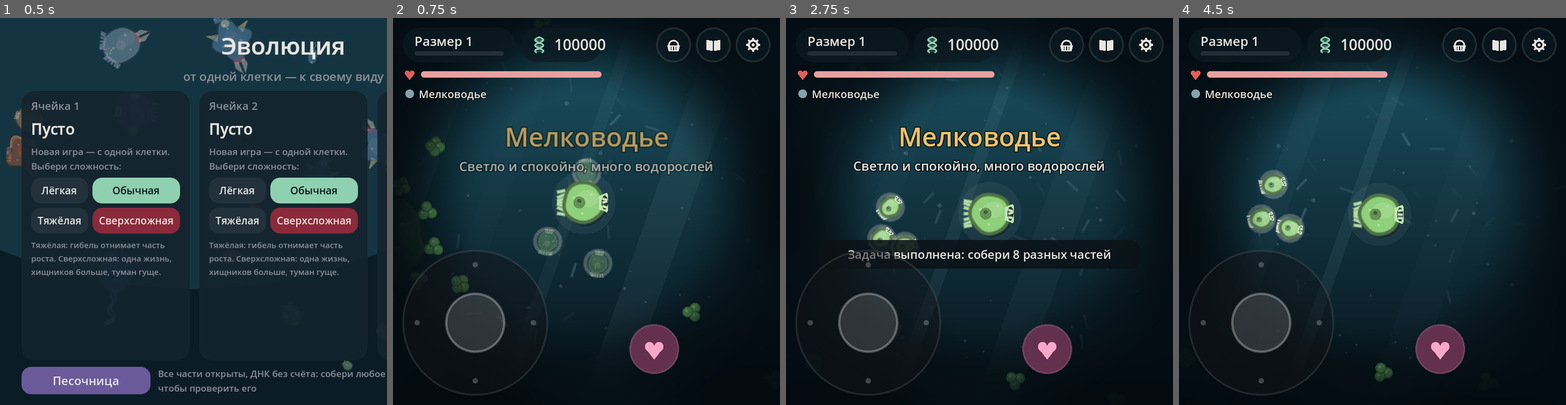
Above: before the commit, frames 1-4 (left to right).
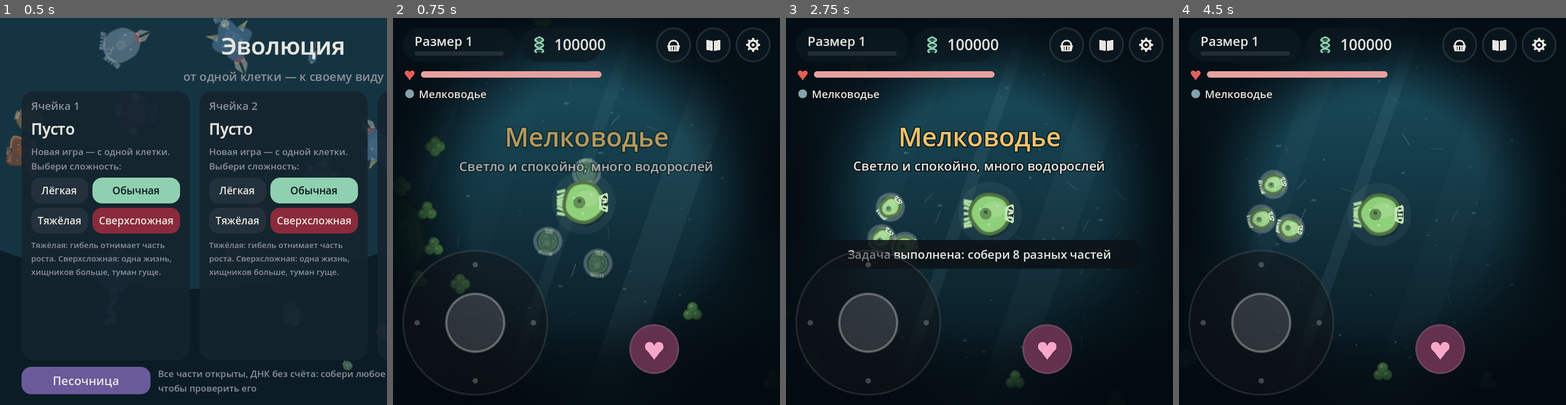
Above: after the commit, the same moments.

Repository: nonedeity-dotcom/Opushka
Game: Godot game, scene res://scenes/main.tscn
Two runs of this game, one before a commit and one after it. Both use one fixed random seed, a clock stepped at 60 frames per second and the inputs below.
Inputs (mouse positions are in pixels of both pictures, inside the frame that each line leads up to):
- Up to frame 1 (0.5 s): no input
- Up to frame 2 (0.75 s): click "Песочница" at 0.5 s
- Up to frame 3 (2.75 s): click (1145, 45) at 1.27 s; click (1107, 45) at 2.02 s
- Up to frame 4 (4.5 s): click (1457, 45) at 2.77 s; click (1442, 350) at 3.52 s; click (1538, 87) at 4.27 s

Frame 1 is identical in both runs. In frame 2, 0.2% of the frame differs, in the area x 6-80%, y 21-79%; in frame 3, less than 0.1%; in frame 4, less than 0.1%.

Commit message:
Лаги: фон без пересборки текстуры каждый кадр, пылинки и течения одной командой, водоросли и мясо картинками
- Вызовов рисования за кадр ~200 вместо ~500, треугольников ~10 тыс. вместо 29 тыс.
- Туман не считается, когда его не видно; скрытые подсказки не рисуются.
- --profile: замер частей кадра для проверки.

Co-Authored-By: Claude Opus 5.5 <noreply@anthropic.com>
Claude-Session: https://claude.ai/code/session_01GUt5tT5qUtch3e86it1r3q

Diff:
--- a/scripts/cell_art.gd
+++ b/scripts/cell_art.gd
@@ -383,25 +383,67 @@
 
 # --- еда и находки --------------------------------------------------------------------
 
+# Водоросли и мясо — готовыми картинками: их на экране десятки, и картинки одной текстуры
+# видеокарта рисует разом, а не по 12 кружков на каждую (на телефоне из-за этого лагало).
+static var _plant_tex: Array = []
+static var _meat_tex: Texture2D
+
+## Мягкий круг в картинку: край сглажен на полтора пикселя.
+static func _paint_circle(img: Image, c: Vector2, r: float, col: Color) -> void:
+	var s := img.get_width()
+	for y in range(maxi(0, int(c.y - r - 2)), mini(s, int(c.y + r + 2))):
+		for x in range(maxi(0, int(c.x - r - 2)), mini(s, int(c.x + r + 2))):
+			var d := Vector2(x + 0.5, y + 0.5).distance_to(c)
+			var a := clampf(r - d + 0.75, 0.0, 1.5) / 1.5 * col.a
+			if a <= 0.0:
+				continue
+			var under := img.get_pixel(x, y)
+			var out := Color(col.r, col.g, col.b, 1.0).lerp(under, 1.0 - a) if under.a > 0.0 else Color(col.r, col.g, col.b, a)
+			out.a = maxf(under.a, a)
+			img.set_pixel(x, y, out)
+
+static func plant_texture(v: int) -> Texture2D:
+	if _plant_tex.is_empty():
+		for n in [3, 4]:
+			var s := 64
+			var img := Image.create(s, s, false, Image.FORMAT_RGBA8)
+			var c := Vector2(s, s) / 2.0
+			var r := s * 0.5 / 1.0
+			var pts: Array = []
+			for i in n:
+				pts.append(c + Vector2.from_angle(TAU * i / n - PI / 2.0) * r * 0.45)
+			for p in pts:
+				_paint_circle(img, p, r * 0.52, Color("#4f9a4a"))
+			for p in pts:
+				_paint_circle(img, p, r * 0.4, Art.PLANT)
+			for p in pts:
+				_paint_circle(img, p - Vector2(r * 0.12, r * 0.12), r * 0.13, Color("#c8f0b0"))
+			_plant_tex.append(ImageTexture.create_from_image(img))
+	return _plant_tex[v % 2]
+
+static func meat_texture() -> Texture2D:
+	if _meat_tex == null:
+		var s := 64
+		var img := Image.create(s, s, false, Image.FORMAT_RGBA8)
+		var c := Vector2(s, s) / 2.0
+		var poly := PackedVector2Array()
+		for i in 6:
+			poly.append(c + Vector2.from_angle(TAU * i / 6.0 + 0.4) * s * 0.46 * (0.8 + 0.2 * sin(i * 1.7)))
+		for y in s:
+			for x in s:
+				if Geometry2D.is_point_in_polygon(Vector2(x + 0.5, y + 0.5), poly):
+					img.set_pixel(x, y, Art.MEAT)
+		_paint_circle(img, c + Vector2(2, -2), s * 0.14, Color("#f09a9a"))
+		_meat_tex = ImageTexture.create_from_image(img)
+	return _meat_tex
+
 static func plant(ci: CanvasItem, f: Dictionary, t: float) -> void:
-	var v: int = f.v
 	var r: float = f.r
-	var spin := t * 0.3 + v
-	var n := 3 + v % 2
-	for i in n:
-		var p: Vector2 = f.pos + Vector2.from_angle(spin + TAU * i / n) * r * 0.45
-		ci.draw_circle(p, r * 0.52, Color("#4f9a4a"))
-		ci.draw_circle(p, r * 0.4, Art.PLANT)
-		ci.draw_circle(p - Vector2(r * 0.12, r * 0.12), r * 0.13, Color("#c8f0b0"))
+	ci.draw_texture_rect(plant_texture(f.v), Rect2(f.pos - Vector2(r, r), Vector2(r, r) * 2.0), false)
 
 static func meat(ci: CanvasItem, f: Dictionary, t: float) -> void:
-	var v: int = f.v
-	var pts := PackedVector2Array()
-	for i in 6:
-		var a := TAU * i / 6.0 + v * 0.3 + t * 0.2
-		pts.append(f.pos + Vector2.from_angle(a) * f.r * (0.8 + 0.35 * sin(v + i * 1.7)))
-	ci.draw_colored_polygon(pts, Art.MEAT)
-	ci.draw_circle(f.pos + Vector2(1, -1), f.r * 0.3, Color("#f09a9a"))
+	var r: float = f.r * 1.1
+	ci.draw_texture_rect(meat_texture(), Rect2(f.pos - Vector2(r, r), Vector2(r, r) * 2.0), false)
 
 ## Выпавшая часть: светящаяся капсула со значком внутри.
 static func capsule(ci: CanvasItem, cap: Dictionary, t: float, known: bool) -> void:
--- a/scripts/main.gd
+++ b/scripts/main.gd
@@ -45,6 +45,10 @@
 var _ach_t := 1.0
 ## Сколько секунд назад было опасно — пока недавно, играет музыка боя.
 var _danger_t := 99.0
+## Замер времени частей кадра (только с --profile): имя → [сумма мкс, раз].
+var _prof := {}
+var _prof_on := false
+var _prof_frames := 0
 
 
 func _ready() -> void:
@@ -250,20 +254,40 @@
 	_run_script()
 	if pond == null:
 		return
+	if _prof_on:
+		_prof_frames += 1
+		_prof_add("кадр целиком (delta)", int(delta * 1_000_000.0))
+		for k in view.prof:
+			_prof_add("рисование: " + k, view.prof[k])
+		view.prof.clear()
+		if _prof_frames % 300 == 0:
+			var keys := _prof.keys()
+			keys.sort_custom(func(a, b): return _prof[a][0] > _prof[b][0])
+			for k in keys:
+				print("ЗАМЕР %-28s %7.2f мс" % [k, float(_prof[k][0]) / maxf(1.0, float(_prof[k][1])) / 1000.0])
+			print("ЗАМЕР клеток %d еды %d кругов %d камней %d fps %d" % [pond.mobs.size(), pond.food.size(), pond.colonies.size(), pond.rocks.size(), Engine.get_frames_per_second()])
+			print("ЗАМЕР вызовов рисования %d, примитивов %d, объектов %d, скрипты %.1f мс" % [Performance.get_monitor(Performance.RENDER_TOTAL_DRAW_CALLS_IN_FRAME), Performance.get_monitor(Performance.RENDER_TOTAL_PRIMITIVES_IN_FRAME), Performance.get_monitor(Performance.RENDER_TOTAL_OBJECTS_IN_FRAME), Performance.get_monitor(Performance.TIME_PROCESS) * 1000.0])
+			_prof.clear()
+	var t0 := Time.get_ticks_usec()
 	evo.played += delta
 	var paused: bool = editor.visible or setup.visible or shop.visible
-	fog.visible = not paused
 	if not paused:
 		pond.view_radius = view.view_radius()
 		pond.step(minf(delta, 0.05), _steer(), _dash)
+		_prof_add("pond.step", Time.get_ticks_usec() - t0)
+		t0 = Time.get_ticks_usec()
 		_dash = false
 		view.effects(pond.events)
 		_handle(pond.events)
+		_prof_add("события", Time.get_ticks_usec() - t0)
+	t0 = Time.get_ticks_usec()
 	hud.refresh(pond)
+	_prof_add("hud.refresh", Time.get_ticks_usec() - t0)
 	if pond == null:
 		return
 	backdrop.drift = pond.player.pos
 	backdrop.biome = pond.biome if pond.biome != "" else "shallows"
+	t0 = Time.get_ticks_usec()
 	_music(delta)
 	_ach_t -= delta
 	if _ach_t <= 0.0:
@@ -276,8 +300,14 @@
 	for m in pond.mobs:
 		if m.glow and lights.size() < 8:
 			lights.append(Vector3((xf * m.pos).x, (xf * m.pos).y, m.radius * 3.0 * z))
-	fog.update(xf * pond.player.pos, pond.vision() * (1.25 if pond.player.glow else 1.0) * z, delta, lights)
+	var fog_r := pond.vision() * (1.25 if pond.player.glow else 1.0) * z
+	# Обзор шире экрана — тумана не видно, и незачем считать его на каждом пикселе.
+	var screen_r := get_viewport().get_visible_rect().size.length() / 2.0
+	fog.visible = not paused and fog_r < screen_r * 1.15
+	if fog.visible:
+		fog.update(xf * pond.player.pos, fog_r, delta, lights)
 	_update_arrows()
+	_prof_add("музыка, туман, стрелки", Time.get_ticks_usec() - t0)
 	if _save_in > 0.0:
 		_save_in -= delta
 		if _save_in <= 0.0:
@@ -498,6 +528,14 @@
 	_danger_t = 0.0 if danger else _danger_t + delta
 	sound.set_music("fight" if _danger_t < 4.0 else "calm")
 
+func _prof_add(name: String, us: int) -> void:
+	if not _prof_on:
+		return
+	var e: Array = _prof.get(name, [0, 0])
+	e[0] += us
+	e[1] += 1
+	_prof[name] = e
+
 func _buzz(ms: int) -> void:
 	if settings.vibration:
 		Input.vibrate_handheld(ms)
@@ -633,6 +671,7 @@
 		return
 	_debug = true
 	_show_menu = args.has("menu")
+	_prof_on = args.has("profile")
 	evo = Evolution.create(args.get("difficulty", "normal"))
 	_seed = int(args.get("seed", "0"))
 	if args.has("dna"):
--- a/scripts/ui/hud.gd
+++ b/scripts/ui/hud.gd
@@ -103,6 +103,7 @@
 	toast_box = Kit.card(toast_label, Color(0.04, 0.07, 0.09, 0.88), 20, 16)
 	toast_box.mouse_filter = Control.MOUSE_FILTER_IGNORE
 	toast_box.modulate.a = 0.0
+	toast_box.visible = false
 	add_child(toast_box)
 
 	banner = Kit.vbox(4)
@@ -118,6 +119,7 @@
 	banner.add_child(banner_title)
 	banner.add_child(banner_sub)
 	banner.modulate.a = 0.0
+	banner.visible = false
 	add_child(banner)
 
 	pad = TouchPad.new()
@@ -245,10 +247,13 @@
 	if _toast_tween:
 		_toast_tween.kill()
 	toast_box.modulate.a = 0.0
+	toast_box.visible = true
 	_toast_tween = create_tween()
 	_toast_tween.tween_property(toast_box, "modulate:a", 1.0, 0.15)
 	_toast_tween.tween_interval(2.6)
 	_toast_tween.tween_property(toast_box, "modulate:a", 0.0, 0.5)
+	# Невидимое тоже рисуется, если не спрятать: прячем, когда растаяло.
+	_toast_tween.tween_callback(func(): toast_box.visible = false)
 
 ## Крупная надпись посередине: вырос, новая часть.
 func announce(title: String, sub := "") -> void:
@@ -258,12 +263,14 @@
 	if _banner_tween:
 		_banner_tween.kill()
 	banner.modulate.a = 0.0
+	banner.visible = true
 	banner.scale = Vector2(0.9, 0.9)
 	_banner_tween = create_tween().set_parallel()
 	_banner_tween.tween_property(banner, "modulate:a", 1.0, 0.25)
 	_banner_tween.tween_property(banner, "scale", Vector2.ONE, 0.35).set_trans(Tween.TRANS_BACK).set_ease(Tween.EASE_OUT)
 	_banner_tween.chain().tween_interval(2.0)
 	_banner_tween.chain().tween_property(banner, "modulate:a", 0.0, 0.6)
+	_banner_tween.chain().tween_callback(func(): banner.visible = false)
 
 
 # --- раскладка ------------------------------------------------------------------------
--- a/scripts/ui/indicators.gd
+++ b/scripts/ui/indicators.gd
@@ -12,9 +12,14 @@
 func _ready() -> void:
 	mouse_filter = Control.MOUSE_FILTER_IGNORE
 
+var _had := false
+
 func _process(delta: float) -> void:
 	t += delta
-	queue_redraw()
+	# Перерисовывать, только пока есть стрелки (и ещё раз, чтобы стереть последние).
+	if not targets.is_empty() or _had:
+		queue_redraw()
+	_had = not targets.is_empty()
 
 func _draw() -> void:
 	if not enabled or margin.size.x <= 0:
--- a/scripts/view/backdrop.gd
+++ b/scripts/view/backdrop.gd
@@ -5,7 +5,6 @@
 var t := 0.0
 ## Смещение камеры — лучи чуть сдвигаются, когда плывёшь, и вода не кажется картинкой.
 var drift := Vector2.ZERO
-var _grad: GradientTexture2D
 ## Цвет воды плавно меняется, когда переплываешь из одной воды в другую.
 var biome := "shallows"
 var _top := Color("#1d5566")
@@ -15,16 +14,6 @@
 func _ready() -> void:
 	mouse_filter = Control.MOUSE_FILTER_IGNORE
 	set_anchors_and_offsets_preset(Control.PRESET_FULL_RECT)
-	var g := Gradient.new()
-	g.set_color(0, Color("#1d5566"))
-	g.set_color(1, Color("#071219"))
-	g.add_point(0.45, Color("#113544"))
-	_grad = GradientTexture2D.new()
-	_grad.gradient = g
-	_grad.fill_from = Vector2(0.5, 0.0)
-	_grad.fill_to = Vector2(0.5, 1.0)
-	_grad.width = 8
-	_grad.height = 256
 
 func _process(delta: float) -> void:
 	t += delta
@@ -33,13 +22,17 @@
 	_top = _top.lerp(Color(def.top), k)
 	_bottom = _bottom.lerp(Color(def.bottom), k)
 	_light = lerpf(_light, 0.35 if biome == "deep" else 1.0, k)
-	var g: Gradient = _grad.gradient
-	g.offsets = PackedFloat32Array([0.0, 0.45, 1.0])
-	g.colors = PackedColorArray([_top, _top.lerp(_bottom, 0.45), _bottom])
 	queue_redraw()
 
 func _draw() -> void:
-	draw_texture_rect(_grad, Rect2(Vector2.ZERO, size), false)
+	# Градиент — цветами вершин, без текстуры: раньше текстура градиента пересобиралась и
+	# заново уходила в видеокарту каждый кадр, и на телефоне это тормозило.
+	var mid := _top.lerp(_bottom, 0.45)
+	var y := size.y * 0.45
+	draw_polygon(PackedVector2Array([Vector2.ZERO, Vector2(size.x, 0), Vector2(size.x, y), Vector2(0, y)]),
+		PackedColorArray([_top, _top, mid, mid]))
+	draw_polygon(PackedVector2Array([Vector2(0, y), Vector2(size.x, y), size, Vector2(0, size.y)]),
+		PackedColorArray([mid, mid, _bottom, _bottom]))
 	# Лучи: широкие наклонные полосы, едва заметные, каждая дышит по-своему.
 	for i in 5:
 		var x := fmod(i * 0.27 * size.x + drift.x * 0.05 + sin(t * 0.07 + i) * 40.0, size.x * 1.4) - size.x * 0.2
--- a/scripts/view/pond_view.gd
+++ b/scripts/view/pond_view.gd
@@ -173,12 +173,24 @@
 
 # --- рисование ------------------------------------------------------------------------
 
+## Замер рисования (читает main при --profile): часть → мкс за кадр.
+var prof := {}
+var _pt := 0
+
+func _mark(name: String) -> void:
+	var now := Time.get_ticks_usec()
+	prof[name] = prof.get(name, 0) + now - _pt
+	_pt = now
+
 func _draw() -> void:
 	if pond == null:
 		return
+	_pt = Time.get_ticks_usec()
 	var view := view_rect()
 	_water(view)
+	_mark("вода")
 	_currents(view)
+	_mark("течения")
 	for l in pond.lairs_near(view.size.length()):
 		_lair(l)
 	var near := view.grow(30.0)
@@ -191,15 +203,18 @@
 				CellArt.plant(self, f, t)
 			else:
 				CellArt.meat(self, f, t)
+	_mark("логова, круги, еда")
 	for cap in pond.capsules:
 		if near.has_point(cap.pos):
 			CellArt.capsule(self, cap, t, pond.evo.unlocked.has(cap.part))
 	for k in pond.rocks:
 		if view.grow(k.r * 2.0).has_point(k.pos):
 			CellArt.rock(self, k, t)
+	_mark("находки, камни")
 	for m in pond.mobs:
 		if view.grow(m.radius * 3.0).has_point(m.pos):
 			_creature(m)
+	_mark("существа")
 	if pond.mate != null and view.grow(pond.mate.radius * 3.0).has_point(pond.mate.pos):
 		CellArt.mate(self, pond.mate, t)
 	for a in pond.allies:
@@ -215,7 +230,9 @@
 	if p.invuln > 0.0:
 		draw_arc(p.pos, p.radius * 1.35, 0, TAU, 32, Color(1, 1, 1, 0.3 + 0.3 * sin(t * 12.0)), 2.0, true)
 	_creature(p)
+	_mark("ты и свита")
 	_draw_fx()
+	_mark("эффекты")
 
 func _creature(c: Creature) -> void:
 	var ghost := 1.0 if c.is_player else clampf(c.age / 0.6, 0.0, 1.0)
@@ -249,6 +266,8 @@
 
 ## Вода: два слоя пылинок с разной глубиной — ближние плывут быстрее дальних.
 func _water(view: Rect2) -> void:
+	# Пылинки воды: два слоя с разной глубиной. Каждый слой — одна команда рисования
+	# (короткие толстые штрихи вместо кружков): кружков были сотни, и на телефоне лагало.
 	var z := camera.zoom.x
 	for layer in [[0.45, 110.0, 0.10, 1.2], [0.75, 150.0, 0.16, 1.8]]:
 		var k: float = layer[0]
@@ -259,12 +278,18 @@
 		var y0 := floori(area.position.y / cell)
 		var x1 := floori(area.end.x / cell)
 		var y1 := floori(area.end.y / cell)
+		var w := float(layer[3]) * 2.2 / z
+		var pts := PackedVector2Array()
 		for gy in range(y0, y1 + 1):
 			for gx in range(x0, x1 + 1):
 				var h := _hash(gx, gy, int(k * 100.0))
 				var p := Vector2(gx + (h & 255) / 255.0, gy + ((h >> 8) & 255) / 255.0) * cell + shift
 				var drift := Vector2(sin(t * 0.3 + h), cos(t * 0.25 + h * 0.5)) * 6.0 / z
-				draw_circle(p + drift, float(layer[3]) / z * (1.0 + ((h >> 16) & 3) * 0.4), Color(0.75, 0.9, 1.0, float(layer[2])))
+				var len := w * (1.0 + ((h >> 16) & 3) * 0.4)
+				pts.append(p + drift - Vector2(len * 0.5, 0))
+				pts.append(p + drift + Vector2(len * 0.5, 0))
+		if not pts.is_empty():
+			draw_multiline(pts, Color(0.75, 0.9, 1.0, float(layer[2])), w)
 
 static func _hash(x: int, y: int, s: int) -> int:
 	var h := (x * 374761393 + y * 668265263 + s * 2246822519) & 0x7FFFFFFF
@@ -324,10 +349,13 @@
 
 ## Течения — бегущие штрихи вдоль потока.
 func _currents(view: Rect2) -> void:
+	# Все штрихи течений — одной командой: по отдельности их сотни, и телефон лагал.
 	var z := camera.zoom.x
 	var cell := 70.0 / z
 	var x0 := floori(view.position.x / cell)
 	var y0 := floori(view.position.y / cell)
+	var pts := PackedVector2Array()
+	var cols := PackedColorArray()
 	for gy in range(y0, floori(view.end.y / cell) + 1):
 		for gx in range(x0, floori(view.end.x / cell) + 1):
 			var p := Vector2(gx + 0.5, gy + 0.5) * cell
@@ -338,7 +366,11 @@
 			var dir := f / sp
 			var k := fposmod(t * sp / cell + float(_hash(gx, gy, 3) % 100) / 100.0, 1.0)
 			var a := p + dir * (k - 0.5) * cell
-			draw_line(a, a + dir * cell * 0.35, Color(0.8, 0.95, 1.0, 0.18 * minf(1.0, sp / 60.0) * sin(PI * k)), 2.0 / z, true)
+			pts.append(a)
+			pts.append(a + dir * cell * 0.35)
+			cols.append(Color(0.8, 0.95, 1.0, 0.18 * minf(1.0, sp / 60.0) * sin(PI * k)))
+	if not pts.is_empty():
+		draw_multiline_colors(pts, cols, 2.0 / z)
 
 ## Логово: тёмное пятно со светящимся кругом; пустое — если хозяина уже победили.
 func _lair(l: Dictionary) -> void:
Not shown, changed: docs/JOURNAL.md
